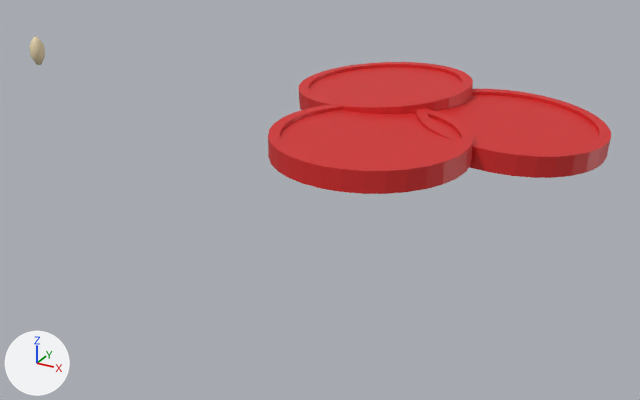
The glTF model assets/models/burger/tomates.glb as it was, and as the next commit left it.
The view is the same before and after, from a 50 mm lens placed at (5.44, -13.11, 7.55), pointed at (-1.88, 0.19, 0.9). The lights are fixed; the arrows at lower left show +X, +Y and +Z. Where no turn or scale is listed for an object, it has been applied to the vertices.

In view in the first picture: 'Tomate_01', 'Tomate_02', 'Tomate_03'.
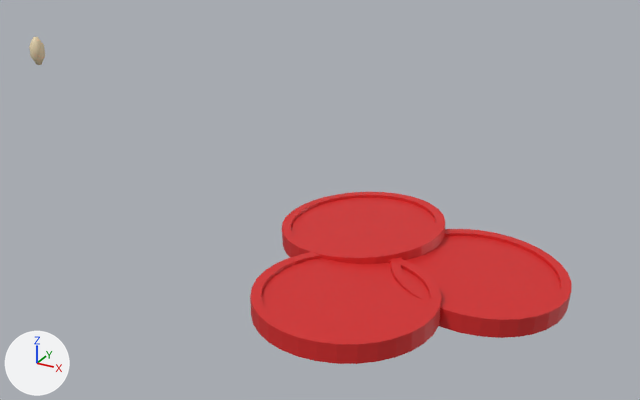
What the commit changed:
Object 'Tomate_01' (ob_tomate_01) moves from (-1.13, 1.33, 2.79) to (-1.39, 1.06, 0.02).
Object 'Tomate_02' (ob_tomate_02) moves from (1.45, 0.75, 2.68) to (1.19, 0.48, -0.1).
Object 'Tomate_03' (ob_tomate_03) moves from (-0.2, -1.25, 2.77) to (-0.45, -1.51, 0.0).

Changed parts and their boxes (x1, y1, x2, y2) in the pictures (640 x 400 px):
'Tomate_03', moved: before (268, 103, 473, 194); after (250, 249, 442, 364)
'Tomate_02', moved: before (416, 89, 611, 178); after (391, 229, 571, 338)
'Tomate_01', moved: before (299, 62, 473, 114); after (282, 192, 445, 264)
